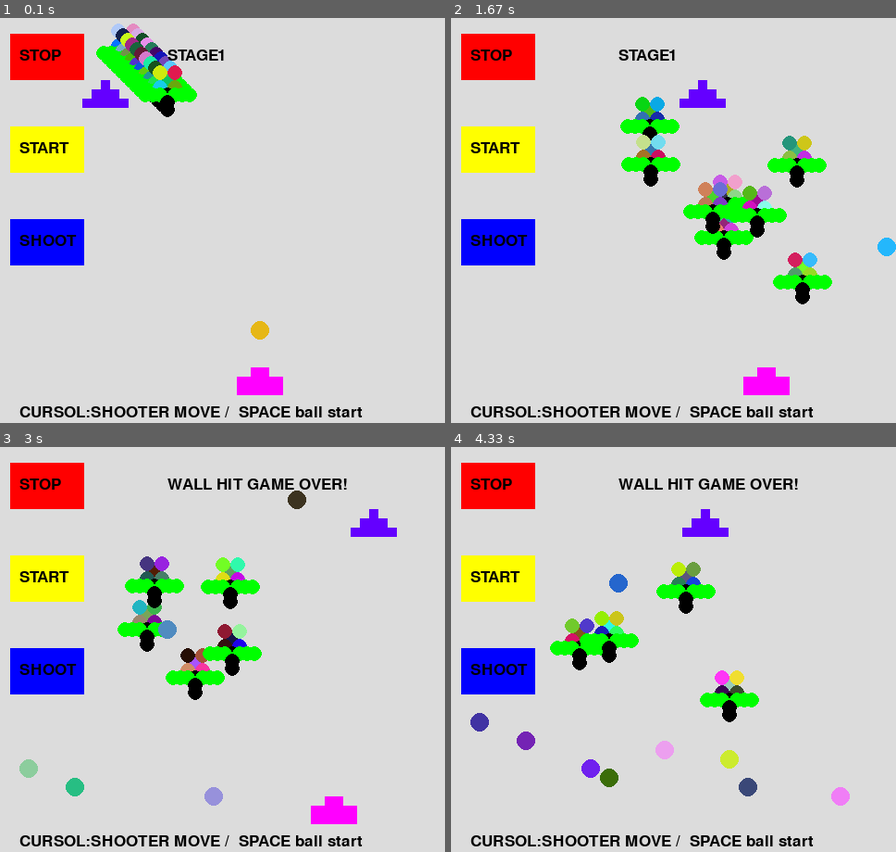
Above: before the commit, frames 1-4 (two rows, left to right).
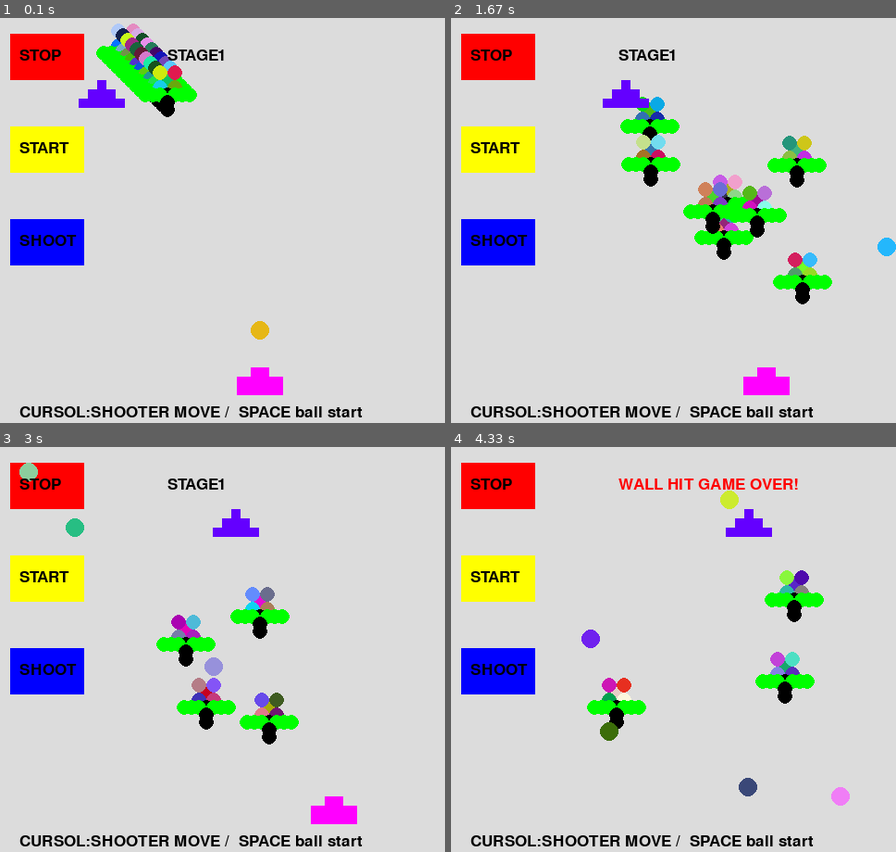
Above: after the commit, the same moments.

Repository: snc29654/pygame
Game: pygame game, started from invador_scenario.py
The game is run twice, just before and just after one commit, with the same random seed, the same clock (stepped at 60 frames per second) and the same inputs.
Inputs:
- Up to frame 1 (0.1 s): no input
- Up to frame 2 (1.67 s): hold Right 0.33-0.8 s; hold Left from 1.33 s (still down); tap Space at 1.4 s
- Up to frame 3 (3 s): tap Space at 1.7, 1.97, 2.27, 2.4, 2.7 s; release Left at 1.87 s; hold Left 1.9-2.3 s; hold Right 2.33-2.97 s
- Up to frame 4 (4.33 s): hold Left 3-3.47 s; tap Space at 3.07, 3.37, 3.57, 3.87, 4.07 s; hold Right 3.5-3.97 s; hold Right from 4 s (still down)

The runs differ from the first frame. In frame 1, 0.1% of the frame differs, in the area x 17-29%, y 15-23%; in frame 2, 0.9%; in frame 3, 9.7%, in the area x 4-90%, y 3-89%; in frame 4, 8.4%.

Commit message:
ステージが上がると壁が速く動く

Diff:
--- a/invador_scenario.py
+++ b/invador_scenario.py
@@ -34,11 +34,10 @@
         self.kstate = 0
         self.xstate=[0,1,2,3,4,5,6,7,8,9]
         self.ystate=[0,1,2,3,4,5,6,7,8,9]
-        self.x_act=100
-        self.y_act=100
-        self.xact_state=0
-        self.yact_state=0
-        self.act_hit = 0
+        self.x_wall=100
+        self.y_wall=100
+        self.xwall_state=0
+        self.wall_hit = 0
 
         self.bxt=[0,1,2,3,4,5,6,7,8,9]
         self.byt=[0,1,2,3,4,5,6,7,8,9]
@@ -76,11 +75,11 @@
                 and((self.byt[j]>(self.y[i]-10))and(self.byt[j]<(self.y[i]+10)))):
                     self.hit[i]=1
 
-    def act_col_check(self):
+    def wall_col_check(self):
         for j in range(BALL_COUNT):
-            if(((self.bxt[j]>(self.x_act-self.target_size))and(self.bxt[j]<(self.x_act+self.target_size+50)))
-                and((self.byt[j]>(self.y_act-10))and(self.byt[j]<(self.y_act+10)))):
-               self.act_hit = 1
+            if(((self.bxt[j]>(self.x_wall-self.target_size))and(self.bxt[j]<(self.x_wall+self.target_size+50)))
+                and((self.byt[j]>(self.y_wall-10))and(self.byt[j]<(self.y_wall+10)))):
+               self.wall_hit = 1
 
 
     def all_hit(self):
@@ -91,12 +90,12 @@
                 pass
         return 1
 
-    def make_active(self):
-        pygame.draw.rect(self.main_surface, (100,0,255), (self.x_act+10, self.y_act-10,10,10))
-        pygame.draw.rect(self.main_surface, (100,0,255), (self.x_act+20, self.y_act-20,10,10))
-        pygame.draw.rect(self.main_surface, (100,0,255), (self.x_act+20, self.y_act-10,10,10))
-        pygame.draw.rect(self.main_surface, (100,0,255), (self.x_act+30, self.y_act-10,10,10))
-        pygame.draw.rect(self.main_surface, (100,0,255), (self.x_act, self.y_act,50,10))
+    def make_wall(self):
+        pygame.draw.rect(self.main_surface, (100,0,255), (self.x_wall+10, self.y_wall-10,10,10))
+        pygame.draw.rect(self.main_surface, (100,0,255), (self.x_wall+20, self.y_wall-20,10,10))
+        pygame.draw.rect(self.main_surface, (100,0,255), (self.x_wall+20, self.y_wall-10,10,10))
+        pygame.draw.rect(self.main_surface, (100,0,255), (self.x_wall+30, self.y_wall-10,10,10))
+        pygame.draw.rect(self.main_surface, (100,0,255), (self.x_wall, self.y_wall,50,10))
 
     def make_target(self):
         for i in range(TARGET_COUNT):
@@ -163,16 +162,15 @@
                 if(self.y[i]<150):
                     self.ystate[i]=0
 
-    def active_move(self):
-        for i in range(WALL_COUNT):
-            if(self.xact_state ==0):
-                self.x_act += (1)
-                if(self.x_act>400):
-                    self.xact_state=1
-            if(self.xact_state==1):
-                  self.x_act -= (1)
-                  if(self.x_act<150):
-                    self.xact_state=0
+    def wall_move(self):
+        if(self.xwall_state ==0):
+            self.x_wall += (1+self.scenario_state)
+            if(self.x_wall>400):
+                self.xwall_state=1
+        if(self.xwall_state==1):
+            self.x_wall -= (1+self.scenario_state)
+            if(self.x_wall<150):
+                self.xwall_state=0
 
 
 
@@ -245,7 +243,7 @@
 
             #的衝突
             self.hit_check()
-            self.act_col_check()
+            self.wall_col_check()
 
             self.main_surface.fill((220, 220, 220))
             pygame.draw.rect(self.main_surface, (255, 0, 0), stop_button)
@@ -289,8 +287,8 @@
                 texthit = font.render("GAME CLEAR !", True, (0,0,0))
                 self.stop=1
 
-            self.make_active()
-            self.active_move()
+            self.make_wall()
+            self.wall_move()
 
             #玉
             self.make_tama()
@@ -303,12 +301,12 @@
             self.main_surface.blit(text2, (40,145))
             self.main_surface.blit(text3, (40,245))
             self.main_surface.blit(text4, (40,430))
-            if(self.act_hit==1):
-                texthit = font.render("WALL HIT GAME OVER!", True, (0,0,0))
+            if(self.wall_hit==1):
+                texthit = font.render("WALL HIT GAME OVER!", True, (255,0,0))
                 self.stop=1
 
             if(self.timeout==1):
-                texthit = font.render("TIMEOUT!", True, (0,0,0))
+                texthit = font.render("TIMEOUT!", True, (255,0,0))
                 self.stop=1
             if(self.khit==1):
                 texthit = font.render("game over count="+str(self.hit_count), True, (0,0,0))
